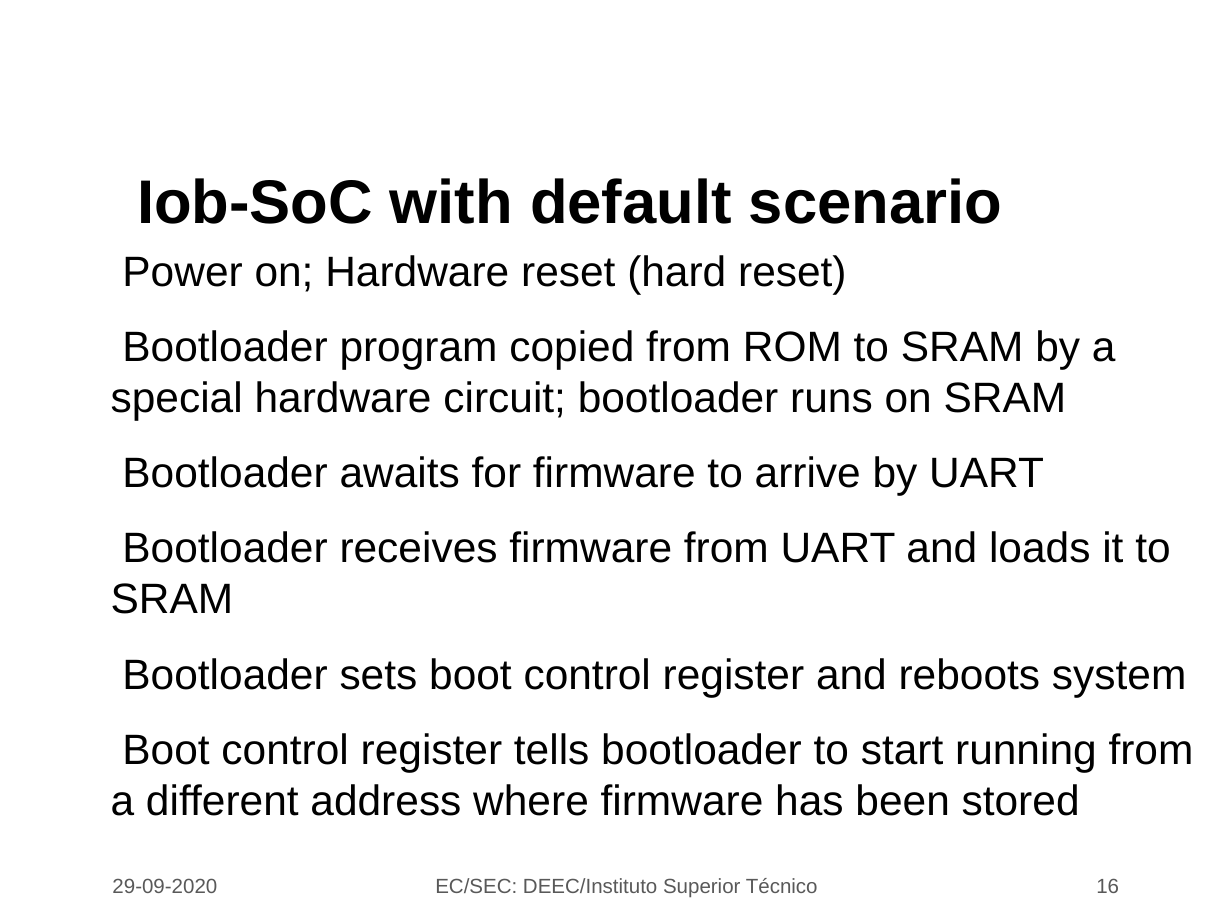
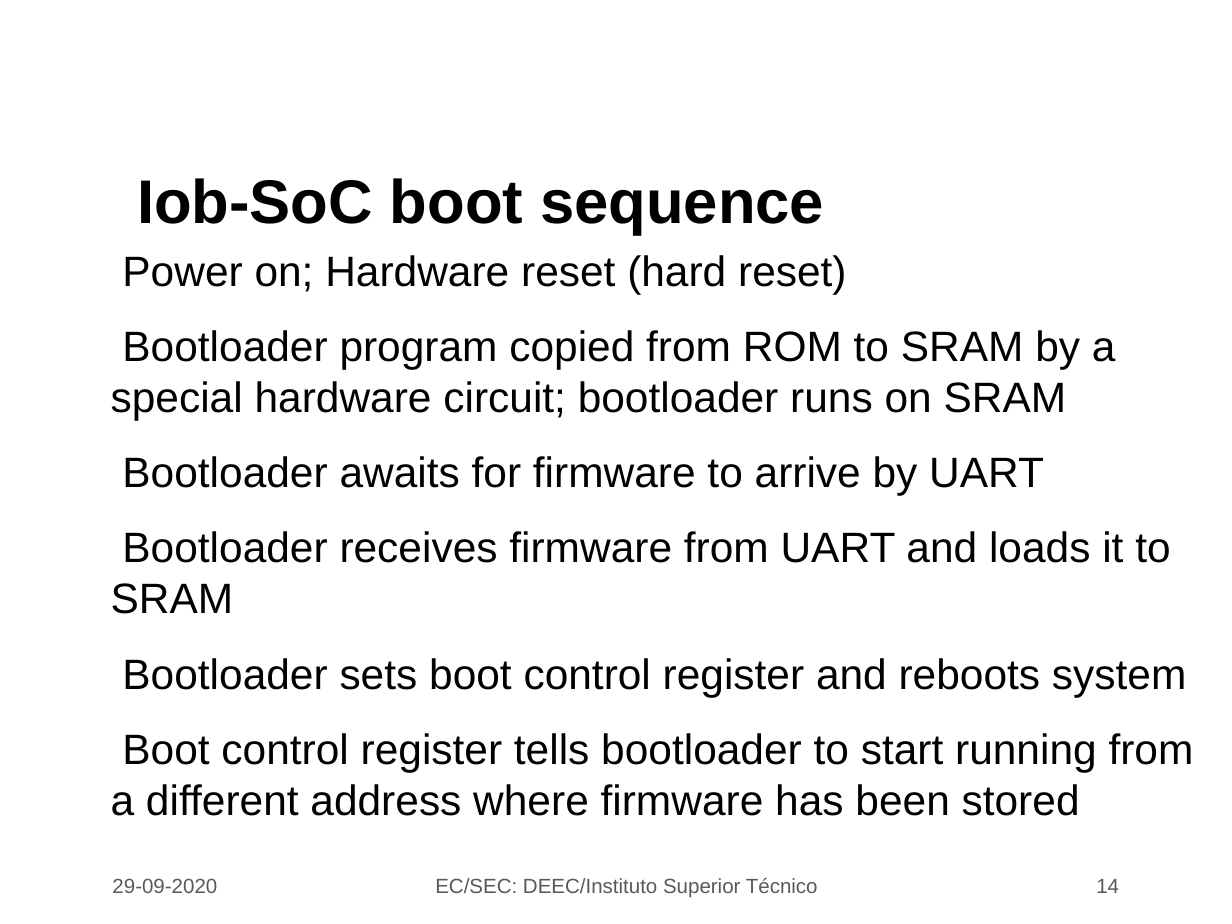
Before and after one commit to jjts/ist-sec, a slide deck: slide 14 of lectures/l3/l3.odp (slide 16 before the commit). Drawn at 1232x924 pixels with LibreOffice and Linux fonts; fonts in the diff are those of the drawing; background and template pictures are left out. Boxes give left, top, right and bottom in pixels: in the first picture for what was removed or moved away, otherwise in the second. Text is boxed around its words. In the diff, an @@ line names an element or a change of style, - is before the commit and + after.

```diff
--- a/lectures/l3/l3.odp
+++ b/lectures/l3/l3.odp
@@ title at box(137, 178, 824, 235): text changed @@
-Iob-SoC with default scenario
+Iob-SoC boot sequence
@@ page number at box(1096, 879, 1119, 893): text changed @@
-16
+14
```
Also in this commit, not shown: 15 other slides changed, 3 slides added, 1 slide removed, 5 other files.
